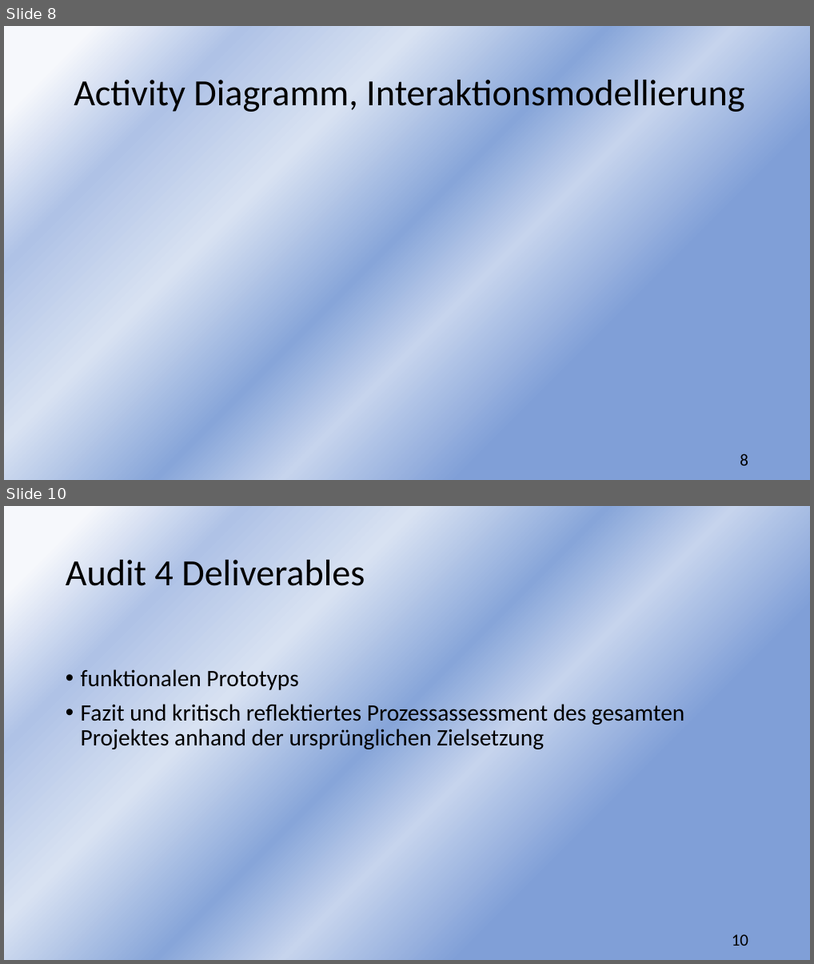
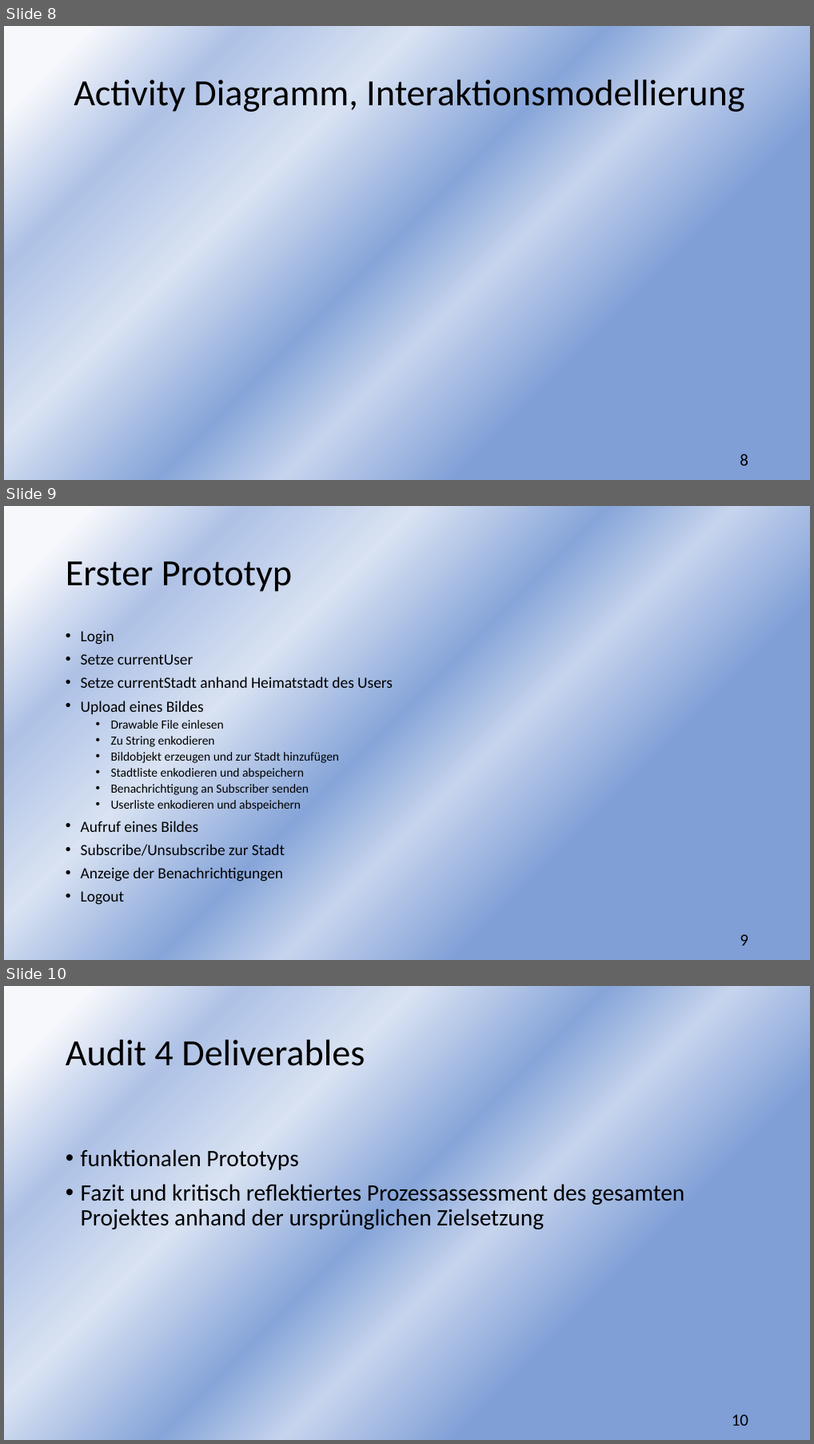
Before and after one commit to sebastiankoch10/EPWS2223HausenKochZimmer, a slide deck: Audits/EPWS2223HausenKochZimmer Audit 3.pptx. Shown one above the other, each under a label of ours: slides 8 and 10 before the commit, slides 8, 9 and 10 after it; the slides between them are not shown. The pictures are 814x964 and 814x1444 pixels, drawn with LibreOffice and Linux fonts; fonts in the diff are those of the drawing. Boxes give left, top, right and bottom in pixels: in the first picture for what was removed or moved away, otherwise in the second. Text is boxed around its words. In the diff, an @@ line names an element or a change of style, - is before the commit and + after.

Commit message:
Update EPWS2223HausenKochZimmer Audit 3.pptx
Folie Prototyp

```diff
--- a/Audits/EPWS2223HausenKochZimmer Audit 3.pptx
+++ b/Audits/EPWS2223HausenKochZimmer Audit 3.pptx
@@ slide 9 added at (x1=4, y1=506, x2=810, y2=960), background gradient #F6F8FC to #AFC2E6 to #D8E2F2 to #87A5D9 to #C6D4ED to #809FD7 @@
@@ title added at (x1=66, y1=561, x2=292, y2=592), 44 pt, text #000000 @@
+Erster Prototyp
@@ text added at (x1=81, y1=630, x2=393, y2=904), 14.8 pt, text #000000 @@
+• Login
+• Setze currentUser
+• Setze currentStadt anhand Heimatstadt des Users
+• Upload eines Bildes
+  • Drawable File einlesen
+  • Zu String enkodieren
+  • Bildobjekt erzeugen und zur Stadt hinzufügen
+  • Stadtliste enkodieren und abspeichern
+  • Benachrichtigung an Subscriber senden
+  • Userliste enkodieren und abspeichern
+• Aufruf eines Bildes
+• Subscribe/Unsubscribe zur Stadt
+• Anzeige der Benachrichtigungen
+• Logout
@@ page number added at (x1=740, y1=934, x2=749, y2=945), 20 pt, text #000000 @@
+9
```
Also in this commit, not shown: 1 slide removed.
